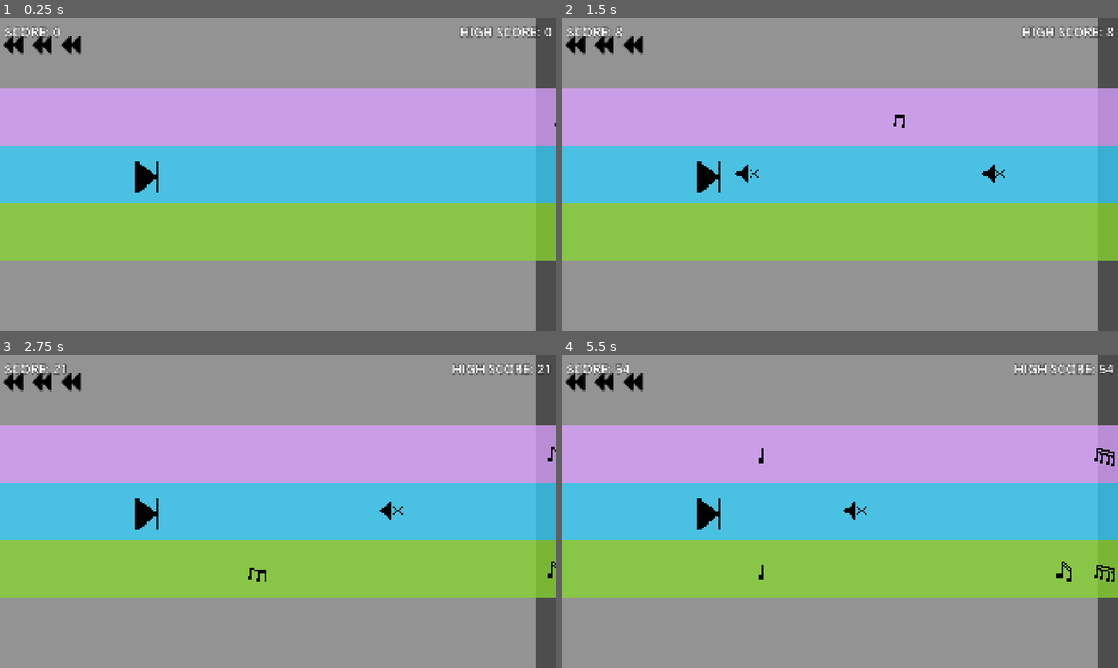
Above: before the commit, frames 1-4 (two rows, left to right).
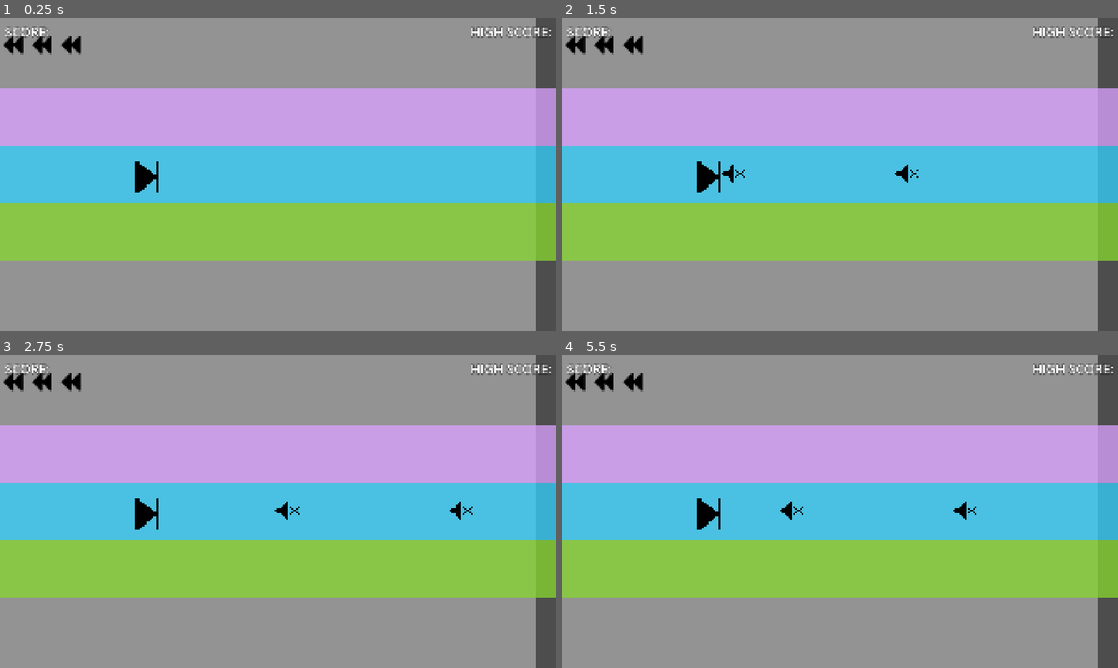
Above: after the commit, the same moments.

Repository: chorwat2137/haven-2026
Game: Godot game, scene res://scenes/main.tscn
The game is run twice, just before and just after one commit, with the same random seed, the same clock (stepped at 60 frames per second) and the same inputs.
Inputs:
- Up to frame 1 (0.25 s): no input
- Up to frame 2 (1.5 s): tap Enter (ui_accept) at 0.5, 0.77 s; hold Right (ui_right) from 0.53 s (still down); tap Space (shoot) at 0.6, 1.35 s
- Up to frame 3 (2.75 s): tap Enter (ui_accept) at 1.52 s; release Right (ui_right) at 2.03 s; hold Left (ui_left) from 2.03 s (still down); tap Space (shoot) at 2.1 s
- Up to frame 4 (5.5 s): release Left (ui_left) at 2.78 s; hold Right (ui_right) 2.78-4.28 s; tap Space (shoot) every 0.75 s from 2.85 to 5.1 s; tap Enter (ui_accept) at 3.02, 3.77, 4.52 s; hold Left (ui_left) 4.28-5.03 s; hold Right (ui_right) from 5.03 s (still down)

The runs differ from the first frame. In frame 1, 0.4% of the frame differs, in the area x 9-100%, y 2-35%; in frame 2, 0.8%; in frame 3, 0.8%; in frame 4, 1.0%, in the area x 9-100%, y 2-73%.
Error after the commit: Parse Error: Invalid operands "float" and "int" for "%" operator. (res://scripts/main.gd:63)

Commit message:
Automatic sync

Diff:
--- a/scripts/main.gd
+++ b/scripts/main.gd
@@ -60,7 +60,7 @@
 	if game_over:
 		return
 
-	if speed < MAX_SPEED and not is_rewinding:
+	if speed < MAX_SPEED and not is_rewinding and delta % 2 == 1:
 		speed += 0.1
 
 	score += speed
